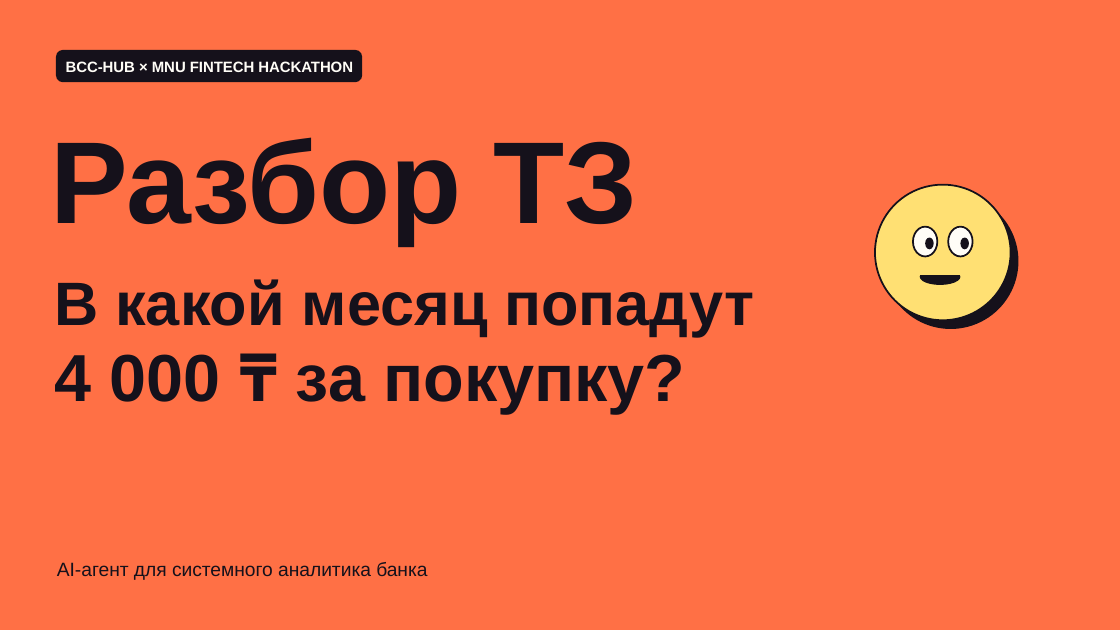
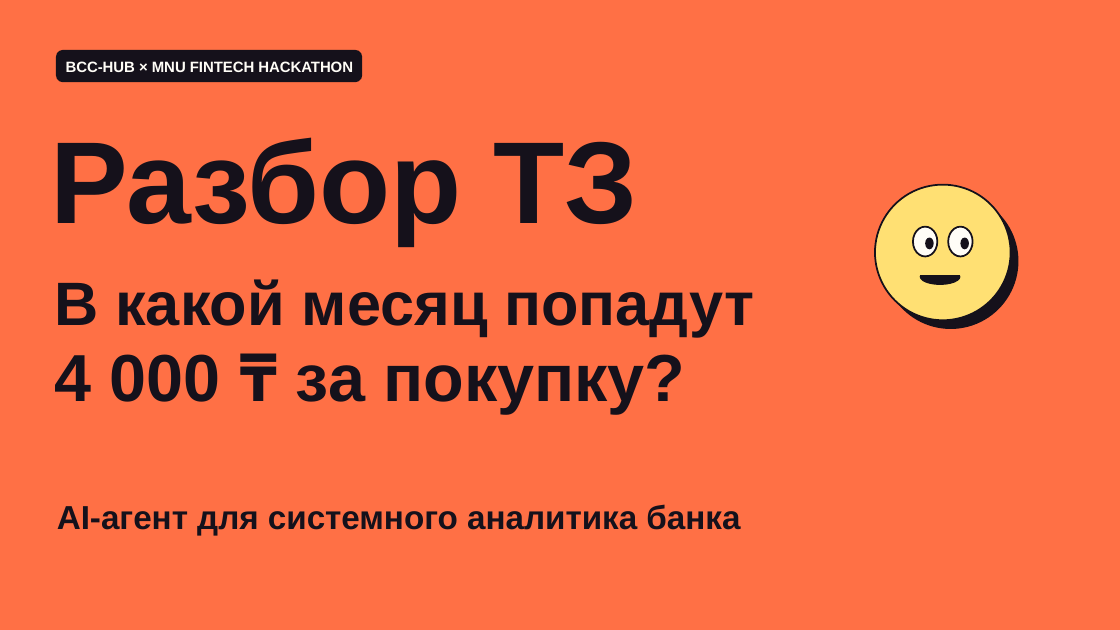
Before and after one commit to gojosatorukz/bcc-requirements-reviewer, a slide deck: slide 1 of presentation/bcc-pitch.pptx. Drawn at 1120x630 pixels with LibreOffice and Linux fonts; fonts in the diff are those of the drawing. Boxes give left, top, right and bottom in pixels: in the first picture for what was removed or moved away, otherwise in the second. Text is boxed around its words. In the diff, an @@ line names an element or a change of style, - is before the commit and + after.

```diff
--- a/presentation/bcc-pitch.pptx
+++ b/presentation/bcc-pitch.pptx
@@ text "AI-агент для системного аналитика банка": place and size @@
-text "AI-агент для системного аналитика банка" at bbox=[57, 562, 427, 580]
+text "AI-агент для системного аналитика банка" at bbox=[57, 504, 740, 535]
@@ text "AI-агент для системного аналитика банка" at bbox=[57, 504, 740, 535]: size 16.5 to 28.5 pt, bold on @@
```
Also in this commit, not shown: 3 other slides changed, 1 slide added, 1 other file.
